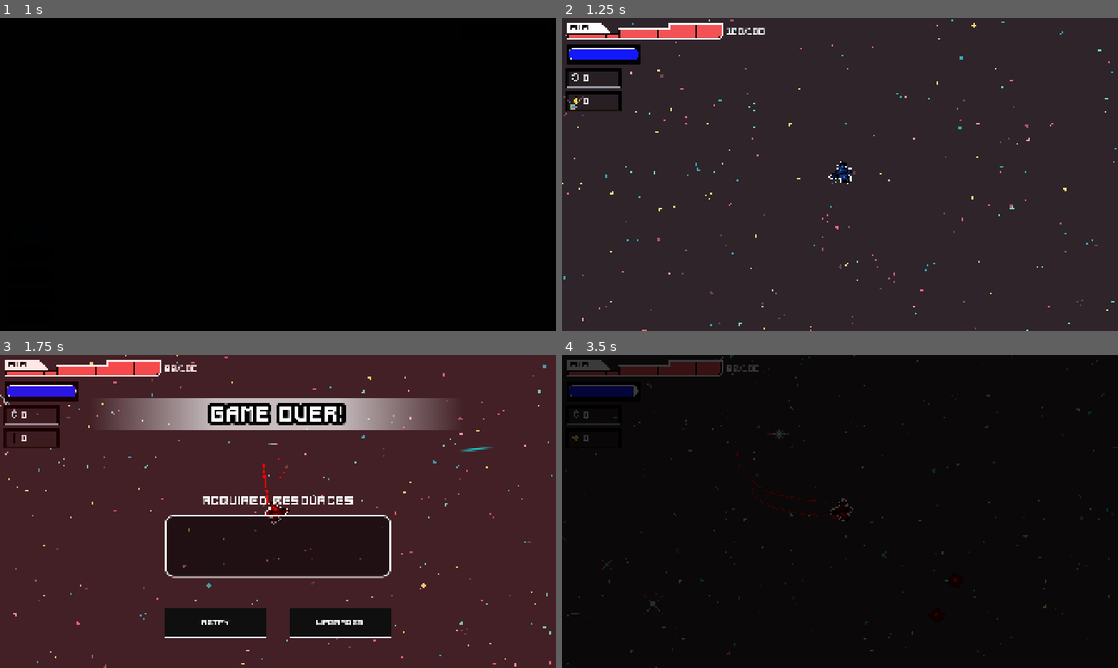
Above: before the commit, frames 1-4 (two rows, left to right).
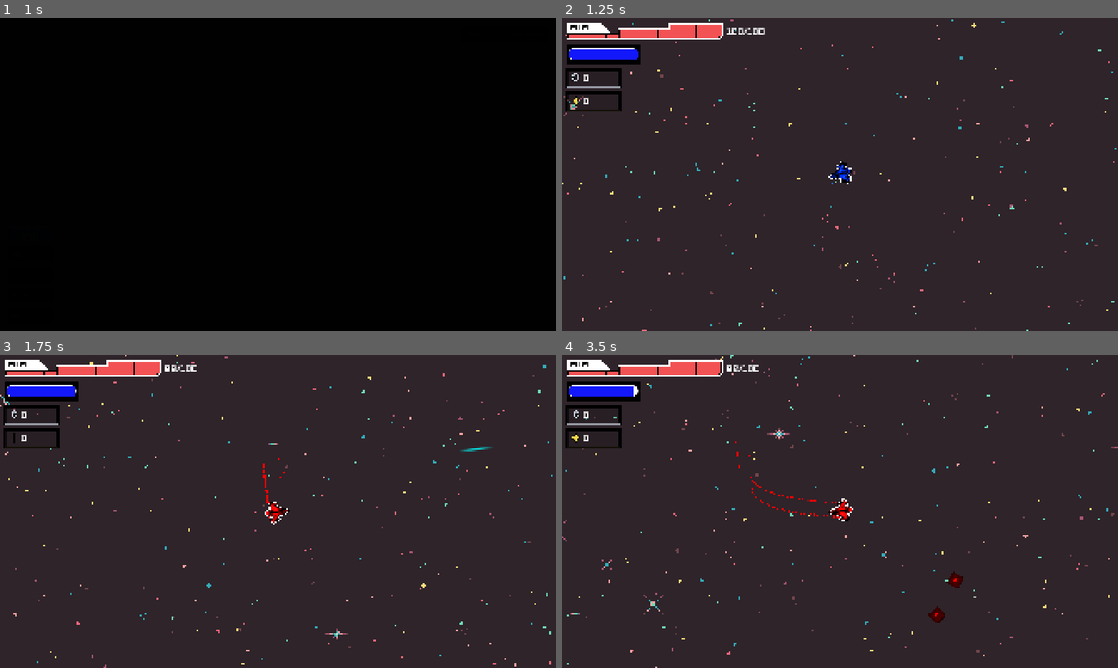
Above: after the commit, the same moments.

Repository: Yolo-Arts/Game-Off-2026
Game: Godot game, scene res://Game/main_game.tscn
Same seed, same stepped clock (60 frames per second), same inputs: the game is played once before the commit and once after it. The engine's default icon, where the game draws it, is replaced by a stand-in: a white triangle on a blue panel in a dark square. Sound files missing from this copy of the repository are replaced by a short silence.
Inputs (mouse positions are in pixels of both pictures, inside the frame that each line leads up to):
- Up to frame 1 (1 s): click "Play" at 0.5 s
- Up to frame 2 (1.25 s): no input
- Up to frame 3 (1.75 s): tap Enter at 1.25 s; move the mouse to (400, 495) at 1.27 s; hold D (move_right) from 1.28 s (still down); hold Shift (shift) from 1.28 s (still down); click (400, 495) at 1.42 s; tap G at 1.55 s
- Up to frame 4 (3.5 s): release D (move_right) at 2 s; release Shift (shift) at 2 s; click (778, 624) at 2.02 s; move the mouse to (728, 527) at 2.77 s; hold S (move_down) from 2.78 s (still down); tap G at 2.85 s; tap K at 3.05 s

Frame 1 is identical in both runs. In frame 2, less than 0.1% of the frame differs, in the area x 48-52%, y 46-53%; in frame 3, 11%; in frame 4, 99%, in the area x 0-100%, y 0-100%.

Commit message:
player dies

Diff:
--- a/Scenes/Player/health_component.gd
+++ b/Scenes/Player/health_component.gd
@@ -53,6 +53,7 @@
 	EventSystem.health_reduced.emit(current_health)
 	if current_health <= 0:
 		EventSystem.player_died.emit()
+
 	elif source.damage_type != DamageSource.DamageSourceType.AUTO_DAMAGE:
 		_start_iframes()
 	return true
--- a/Scenes/Player/movement_component.gd
+++ b/Scenes/Player/movement_component.gd
@@ -16,6 +16,9 @@
 
 func _physics_process(delta: float) -> void:
 	if player == null:
+		return
+
+	if player.is_dead:
 		return
 
 	var stats: PlayerStats = player.get_current_stats()
--- a/Scenes/Player/player.gd
+++ b/Scenes/Player/player.gd
@@ -9,6 +9,8 @@
 @onready var state_machine: StateMachine = $StateMachine
 @onready var shoot_component: PlayerShootComponent = $ShootComponent
 
+const PLAYER_BLUE = preload("uid://bfyyfydip84o")
+const PLAYER_RED = preload("uid://q05o5crt88n5")
 @onready var sprite = %Sprite2D
 @onready var left_engine_particles = %LeftEngineParticles
 @onready var right_engine_particles = %RightEngineParticles
@@ -19,11 +21,12 @@
 var can_reduce_health: bool = true
 var can_shoot: bool = true
 var shift_color: DamageSource.ShiftColor = DamageSource.ShiftColor.NONE
-
+var is_dead: bool = false
 
 func _ready() -> void:
 	#EventSystem.BUL_create_bulletin.emit(BulletinConfig.Keys.HUD)
 	EventSystem.player_hit.connect(_on_player_hit)
+	EventSystem.player_died.connect(die)
 
 	item_manager.setup(_default_stats)
 	movement_component.setup(self)
@@ -60,18 +63,20 @@
 	match shift_color:
 		DamageSource.ShiftColor.BLUE:
 			shift_color = DamageSource.ShiftColor.RED
-			sprite.modulate = Color(1.0, 0.0, 0.0, 1.0)
+			#sprite.modulate = Color(1.0, 0.0, 0.0, 1.0)
+			sprite.texture = PLAYER_RED
 			left_engine_particles.color = Color(1.0, 0.0, 0.0, 1.0)
 			right_engine_particles.color = Color(1.0, 0.0, 0.0, 1.0)
 		DamageSource.ShiftColor.RED:
-			sprite.modulate = Color(0.169, 0.416, 1.0, 1.0)
+			#sprite.modulate = Color(0.169, 0.416, 1.0, 1.0)
+			sprite.texture = PLAYER_BLUE
 			left_engine_particles.color = Color(0.169, 0.416, 1.0, 1.0)
 			right_engine_particles.color = Color(0.169, 0.416, 1.0, 1.0)
 			shift_color = DamageSource.ShiftColor.BLUE
 		DamageSource.ShiftColor.NONE:
+			sprite.texture = PLAYER_BLUE
 			left_engine_particles.color = Color(0.169, 0.416, 1.0, 1.0)
 			right_engine_particles.color = Color(0.169, 0.416, 1.0, 1.0)
-			sprite.modulate = Color(0.169, 0.416, 1.0, 1.0)
 			shift_color = DamageSource.ShiftColor.BLUE
 
 func _unhandled_input(event: InputEvent) -> void:
@@ -91,3 +96,9 @@
 	EventSystem.player_hit.emit(DamageSource.new(get_current_stats().health_usage_per_second * delta, 0.0, DamageSource.DamageSourceType.AUTO_DAMAGE, DamageSource.ShiftColor.NONE, null))
 func shoot():
 	pass
+
+func die() -> void:
+	is_dead = true
+	state_machine.initialize(self, &"frozen")
+
+	EventSystem.BUL_create_bulletin.emit(BulletinConfig.Keys.GameOverScreen)
--- a/Stages/main/main.gd
+++ b/Stages/main/main.gd
@@ -30,9 +30,3 @@
 		var spot := get_global_mouse_position()
 		Pickups.spawn(Enums.CurrencyType.GEAR, spot, 40)
 		Pickups.spawn(Enums.CurrencyType.STAR, spot, 10)
-
-	if event is InputEventKey and event.pressed and event.keycode == KEY_G:
-		EventSystem.BUL_create_bulletin.emit(BulletinConfig.Keys.GameOverScreen)
-
-	if event is InputEventKey and event.pressed and event.keycode == KEY_K:
-		EventSystem.BUL_destroy_bulletin.emit(BulletinConfig.Keys.GameOverScreen)
Not shown: 3 places in UI/GameOver/game_over_screen.tscn that only renumber resources
